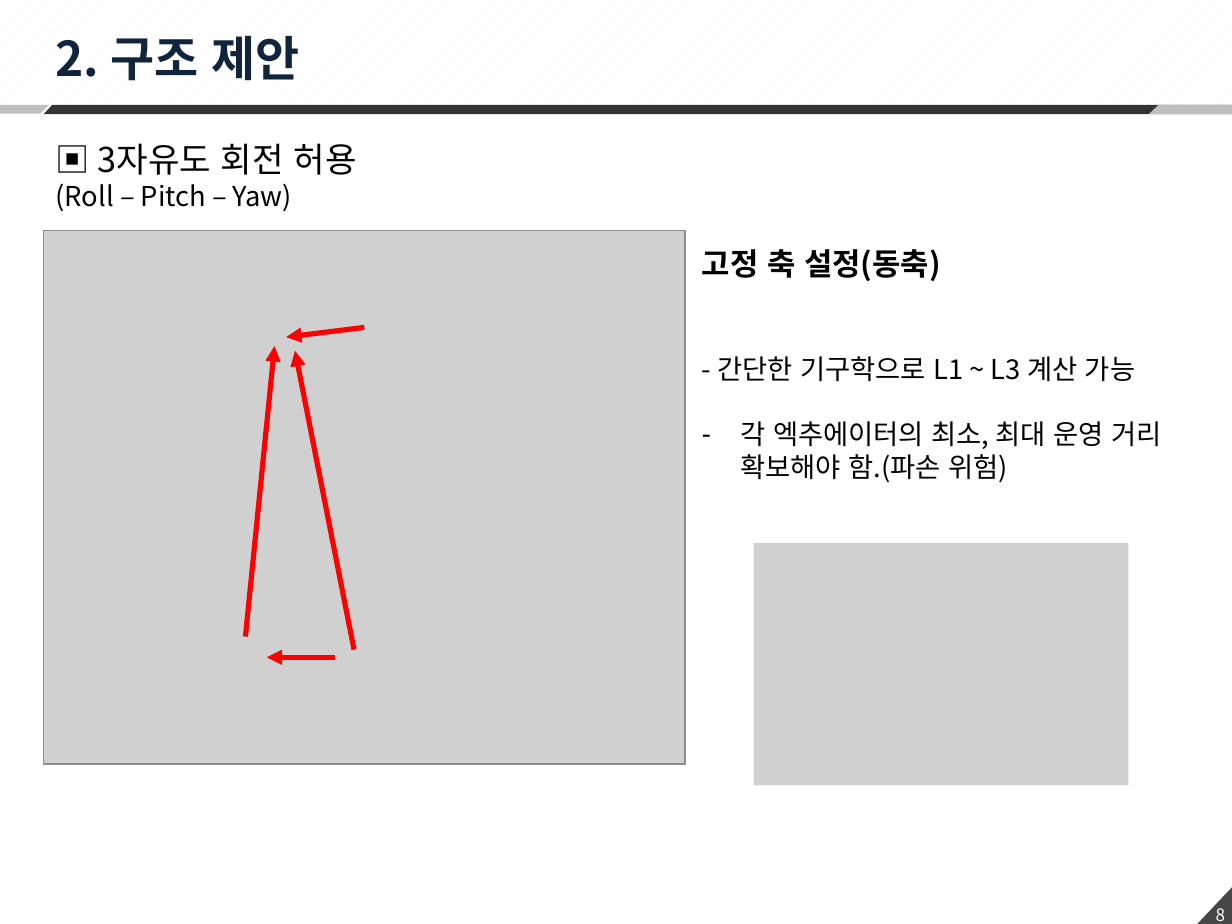
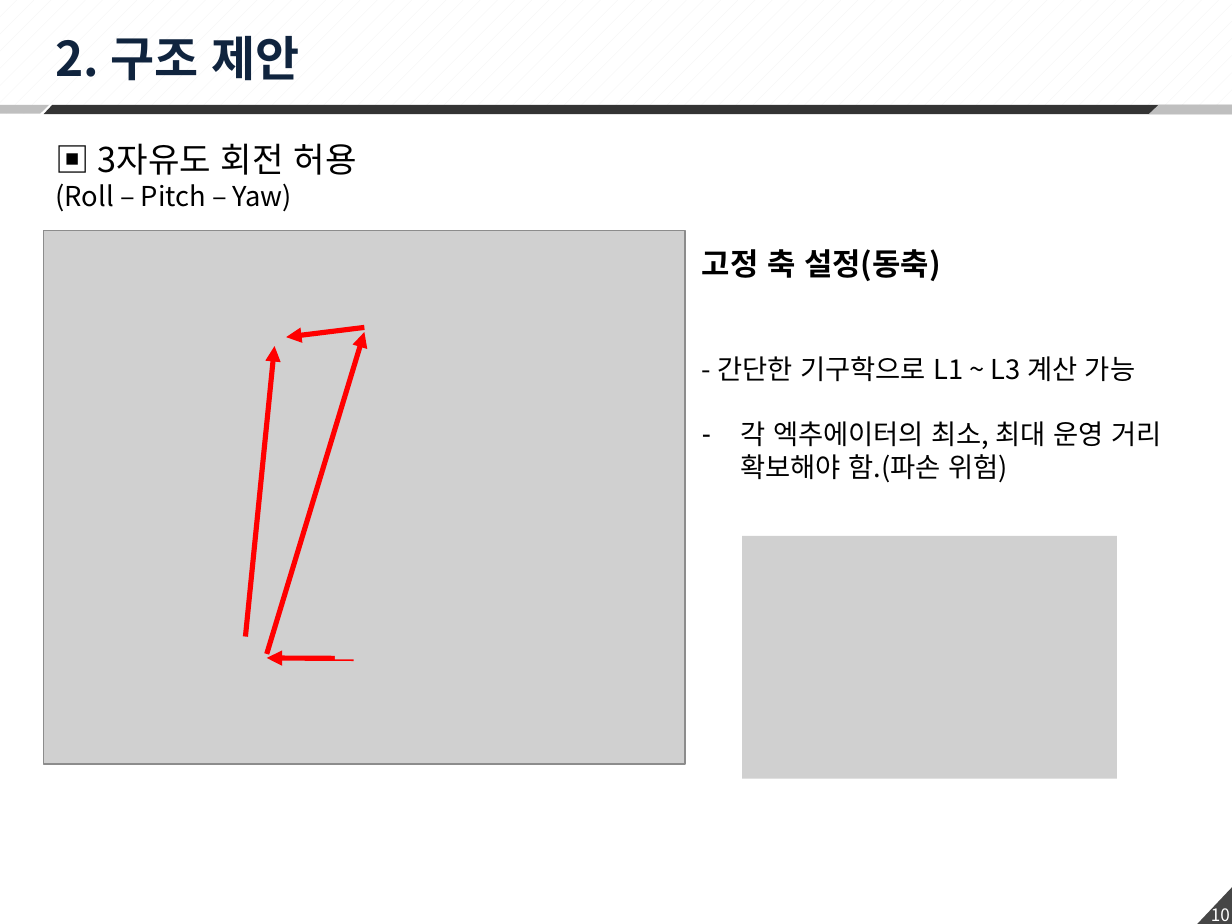
Before and after one commit to changhee-Jung/Hexapod, a slide deck: slide 10 of 02 Scheduler/200406_Hexapod 수식정리.pptx (slide 8 before the commit). Drawn at 1232x924 pixels with LibreOffice and Linux fonts; fonts in the diff are those of the drawing; grey boxes stand for pictures. Boxes give left, top, right and bottom in pixels: in the first picture for what was removed or moved away, otherwise in the second. Text is boxed around its words. In the diff, an @@ line names an element or a change of style, - is before the commit and + after.

```diff
--- a/02 Scheduler/200406_Hexapod 수식정리.pptx
+++ b/02 Scheduler/200406_Hexapod 수식정리.pptx
@@ arrow moved from (354, 649) - (294, 351) to (267, 654) - (365, 333) @@
@@ picture: place and size @@
-picture at box(754, 543, 1129, 786)
+picture at box(742, 536, 1116, 779)
@@ picture added at box(335, 609, 365, 659) @@
@@ picture removed at box(335, 654, 365, 705) @@
@@ page number at box(1211, 904, 1230, 921): text changed @@
-8
+10
```
Also in this commit, not shown: 5 other slides changed, 2 slides added, 3 other files.
